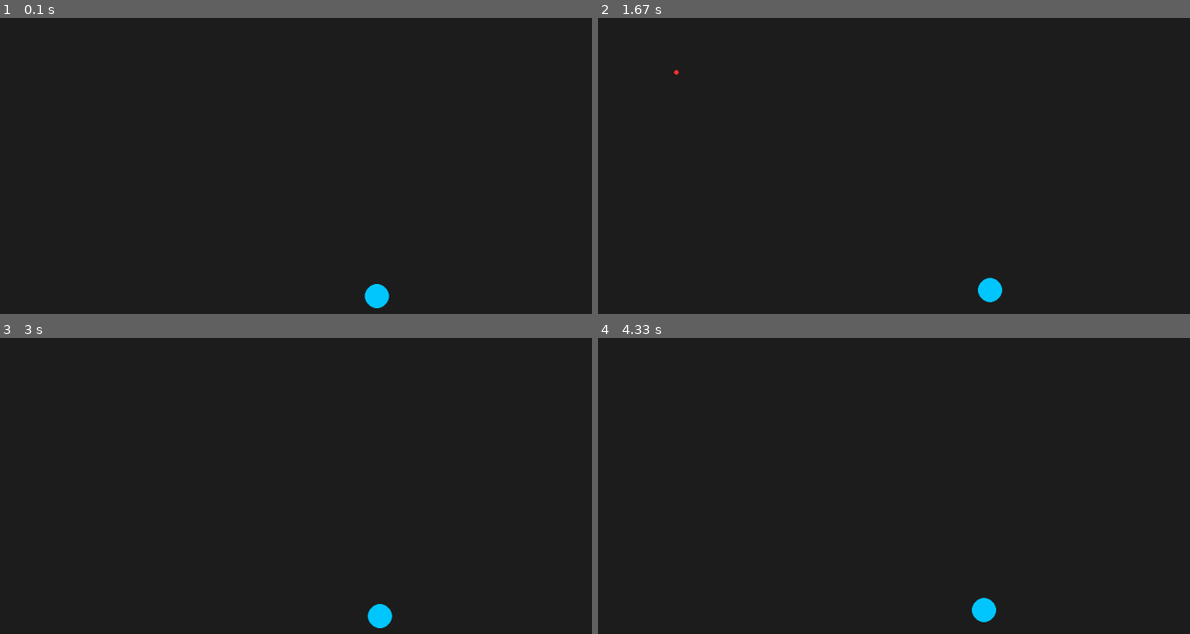
Above: before the commit, frames 1-4 (two rows, left to right).
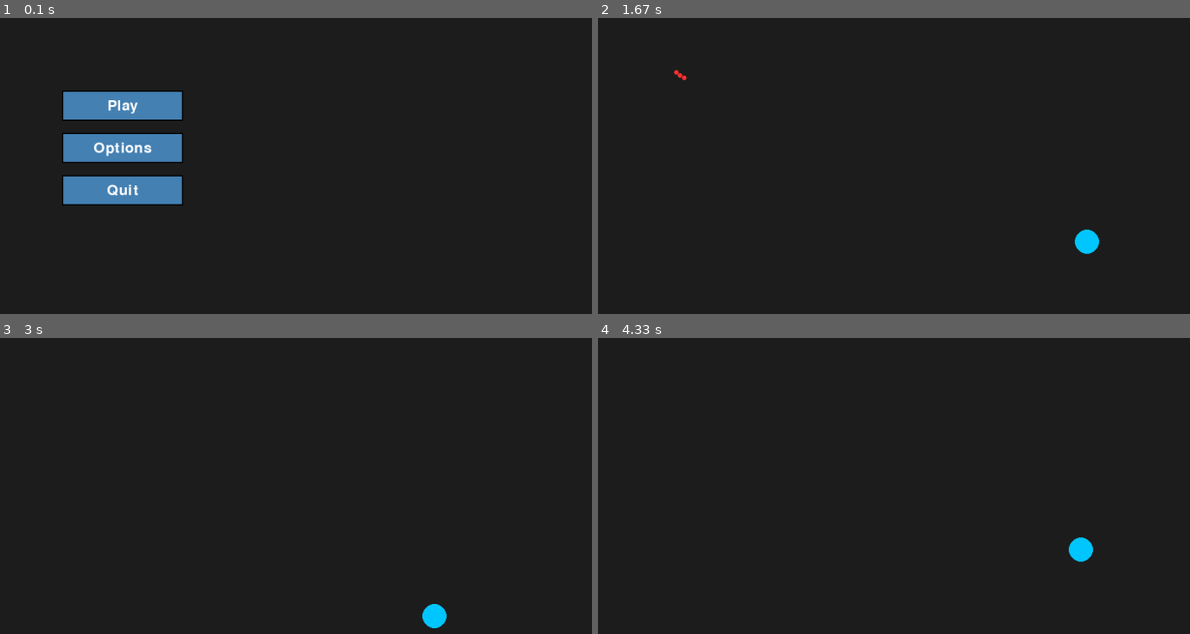
Above: after the commit, the same moments.

Repository: heroa028/Pygame_Fordypning
Game: pygame game, started from Kode/hoved.py
Same seed, same stepped clock (60 frames per second), same inputs: the game is played once before the commit and once after it.
Inputs (mouse positions are in pixels of both pictures, inside the frame that each line leads up to):
- Up to frame 1 (0.1 s): no input
- Up to frame 2 (1.67 s): click (722, 103) at 0.38 s, where only the run after the commit has a clickable "Play"; hold D 0.67-1.13 s; move the mouse to (outside the picture) at 0.7 s; hold W 1.17-1.47 s; hold D from 1.5 s (still down)
- Up to frame 3 (3 s): release D at 1.97 s; hold A 2-2.53 s; hold S 2.57-2.87 s; hold A from 2.9 s (still down)
- Up to frame 4 (4.33 s): release A at 3.3 s; hold W 3.33-3.7 s; hold D from 3.73 s (still down)

The runs differ from the first frame. In frame 1, 6.4% of the frame differs, in the area x 10-66%, y 24-99%; in frame 2, 0.6%; in frame 3, 0.5%; in frame 4, 0.6%.

Commit message:
Lagt til meny.py til spillet. Fikset det ved å legge til en variabel som heter meny som if false ikke lager spilleren eller lar deg skyte eller bevege deg.

Diff:
--- a/Kode/hoved.py
+++ b/Kode/hoved.py
@@ -15,6 +15,13 @@
 BG = (30, 30, 30)
 PLAYER_COLOR = (0, 200, 255)
 BULLET_COLOR = (255, 50, 50)
+BUTTON_COLOR = (70, 130, 180)
+HOVER_COLOR = (100, 170, 220)
+TEXT_COLOR = (255, 255, 255)
+
+# Font
+font = pygame.font.SysFont(None, 36)
+
 
 
 # Player
@@ -31,12 +38,56 @@
 bullet_speed = 8
 bullet_radius = 4
 
+# Variables
+Meny = True
+
+# Button class
+class Button:
+    def __init__(self, text, x, y, w, h):
+        self.text = text
+        self.rect = pygame.Rect(x, y, w, h)
+
+    def draw(self, surface):
+        color = HOVER_COLOR if self.rect.collidepoint(pygame.mouse.get_pos()) else BUTTON_COLOR
+        pygame.draw.rect(surface, color, self.rect)
+        pygame.draw.rect(surface, (0, 0, 0), self.rect, 2)
+
+        text_surf = font.render(self.text, True, TEXT_COLOR)
+        text_rect = text_surf.get_rect(center=self.rect.center)
+        surface.blit(text_surf, text_rect)
+
+    def clicked(self, event):
+        return (
+            event.type == pygame.MOUSEBUTTONDOWN
+            and event.button == 1
+            and self.rect.collidepoint(event.pos)
+        )
+
+# Create buttons
+buttons = [
+    Button("Play", 200, 120, 200, 50),
+    Button("Options", 200, 190, 200, 50),
+    Button("Quit", 200, 260, 200, 50)
+]
+
 # Game loop
 while True:
+
     for event in pygame.event.get():
         if event.type == pygame.QUIT:
             pygame.quit()
             sys.exit()
+        if Meny == True:
+            for button in buttons:
+                if button.clicked(event):
+                    print(f"{button.text} clicked!")
+
+                    if button.text == "Quit":
+                        pygame.quit()
+                        sys.exit()
+                    if button.text == "Play":
+                        Meny = False
+    if Meny == False:
         # Shoot bullet on mouse click
         if event.type == pygame.MOUSEBUTTONDOWN:
             if event.button == 1:  # Left click
@@ -77,9 +128,13 @@
 
     # Draw
     screen.fill(BG)
+    if Meny:
+        for button in buttons:
+            button.draw(screen)
 
     # Player
-    pygame.draw.circle(screen, PLAYER_COLOR, player_pos, player_radius)
+    if Meny == False:
+        pygame.draw.circle(screen, PLAYER_COLOR, player_pos, player_radius)
 
      # Keep square on screen
     player_x = max(0, min(WIDTH - player_radius, player_x))
--- /dev/null
+++ b/Kode_eksempler/bevegelse.py
@@ -0,0 +1,52 @@
+import pygame
+import sys
+
+# Initialize pygame
+pygame.init()
+
+# Screen settings
+WIDTH, HEIGHT = 600, 400
+screen = pygame.display.set_mode((WIDTH, HEIGHT))
+pygame.display.set_caption("Moving Square")
+
+# Clock
+clock = pygame.time.Clock()
+
+# Square settings
+square_size = 50
+square_x = WIDTH // 2
+square_y = HEIGHT // 2
+speed = 5
+
+# Game loop
+while True:
+    for event in pygame.event.get():
+        if event.type == pygame.QUIT:
+            pygame.quit()
+            sys.exit()
+
+    # Key presses
+    keys = pygame.key.get_pressed()
+    if keys[pygame.K_LEFT]:
+        square_x -= speed
+    if keys[pygame.K_RIGHT]:
+        square_x += speed
+    if keys[pygame.K_UP]:
+        square_y -= speed
+    if keys[pygame.K_DOWN]:
+        square_y += speed
+
+    # Keep square on screen
+    square_x = max(0, min(WIDTH - square_size, square_x))
+    square_y = max(0, min(HEIGHT - square_size, square_y))
+
+    # Drawing
+    screen.fill((30, 30, 30))  # background
+    pygame.draw.rect(
+        screen,
+        (0, 200, 255),
+        (square_x, square_y, square_size, square_size)
+    )
+
+    pygame.display.flip()
+    clock.tick(60)
--- /dev/null
+++ b/Kode_eksempler/sikte.py
@@ -0,0 +1,70 @@
+import pygame
+import sys
+import math
+
+pygame.init()
+
+# Screen
+WIDTH, HEIGHT = 600, 400
+screen = pygame.display.set_mode((WIDTH, HEIGHT))
+pygame.display.set_caption("Shoot with Mouse")
+clock = pygame.time.Clock()
+
+# Colors
+BG = (30, 30, 30)
+PLAYER_COLOR = (0, 200, 255)
+BULLET_COLOR = (255, 50, 50)
+
+# Player
+player_pos = [WIDTH // 2, HEIGHT // 2]
+player_radius = 20
+
+# Bullets list
+bullets = []
+bullet_speed = 8
+bullet_radius = 5
+
+# Game loop
+while True:
+    for event in pygame.event.get():
+        if event.type == pygame.QUIT:
+            pygame.quit()
+            sys.exit()
+
+        # Shoot bullet on mouse click
+        if event.type == pygame.MOUSEBUTTONDOWN:
+            if event.button == 1:  # Left click
+                mouse_x, mouse_y = event.pos
+                dx = mouse_x - player_pos[0]
+                dy = mouse_y - player_pos[1]
+                distance = math.hypot(dx, dy)
+                if distance == 0:
+                    distance = 1
+                # Normalize direction
+                dx /= distance
+                dy /= distance
+                bullets.append({"pos": player_pos[:], "dir": (dx, dy)})
+
+    # Move bullets
+    for bullet in bullets[:]:
+        bullet["pos"][0] += bullet["dir"][0] * bullet_speed
+        bullet["pos"][1] += bullet["dir"][1] * bullet_speed
+
+        # Remove bullets off-screen
+        if (bullet["pos"][0] < 0 or bullet["pos"][0] > WIDTH or
+            bullet["pos"][1] < 0 or bullet["pos"][1] > HEIGHT):
+            bullets.remove(bullet)
+
+    # Draw
+    screen.fill(BG)
+
+    # Player
+    pygame.draw.circle(screen, PLAYER_COLOR, player_pos, player_radius)
+
+    # Bullets
+    for bullet in bullets:
+        pygame.draw.circle(screen, BULLET_COLOR,
+                           (int(bullet["pos"][0]), int(bullet["pos"][1])), bullet_radius)
+
+    pygame.display.flip()
+    clock.tick(60)
Binary file added: Bakgrunner/Bakgrunn_battle.png
Empty file added: Kode_eksempler/meny.py
